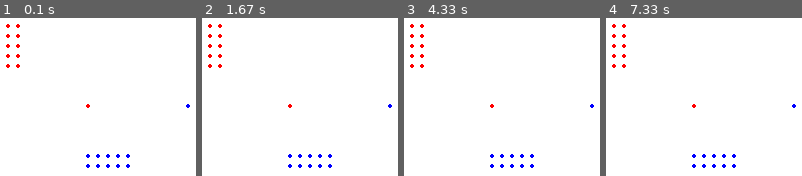
Above: before the commit, frames 1-4 (left to right).
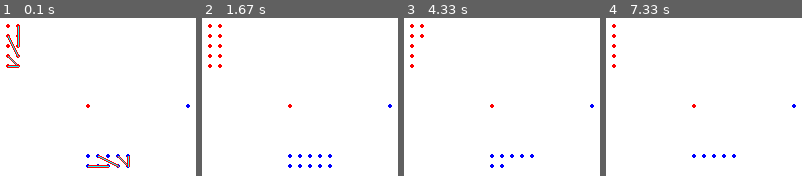
Above: after the commit, the same moments.

Repository: JMABrown/Pygame-RTS
Game: pygame game, started from pygame-rts.py
Same seed, same stepped clock (60 frames per second), same inputs: the game is played once before the commit and once after it.
Inputs (mouse positions are in pixels of both pictures, inside the frame that each line leads up to):
- Up to frame 1 (0.1 s): no input
- Up to frame 2 (1.67 s): press the mouse at (294, 158) at 0.37 s; move the mouse to (outside the picture) at 0.47 s; release the mouse at (outside the picture) at 0.6 s; click (outside the picture) at 0.72 s
- Up to frame 3 (4.33 s): no input
- Up to frame 4 (7.33 s): no input

The runs differ from the first frame. In frame 1, 1.1% of the frame differs, in the area x 4-67%, y 5-95%; in frame 2, nothing differs; in frame 3, 0.2%; in frame 4, 0.4%.

Commit message:
Added automatic aggression

Diff:
--- a/pygame-rts.py
+++ b/pygame-rts.py
@@ -105,6 +105,18 @@
                         self.x -= x_dist / abs(x_dist)
                     if (abs(y_dist) < 5 and abs(y_dist) > 0):
                         self.y -= y_dist / abs(y_dist)
+
+    def updateTargetAggressors(self, units, radius):
+        for unit in units:
+            if (unit is not self):
+                x_dist = unit.x - self.x
+                y_dist = unit.y - self.y
+                total_dist = (x_dist**2 + y_dist**2)**0.5
+                if (total_dist < radius):
+                    if (total_dist < UNIT_RANGE):
+                        self.x_dest = unit.x
+                        self.y_dest = unit.y
+                    self.setTarget(unit)
 
     def draw(self, displaySurf):
         pygame.draw.circle(displaySurf, self.color, (int(self.x), int(self.y)), 2, 0)
@@ -202,6 +214,7 @@
         unit.updateTravel()
         unit.updateAvoidOthers(units)
         unit.updateAttack(attacks)
+        unit.updateTargetAggressors(units, UNIT_RANGE)
         if (unit.hp == 0):
             for attacking_unit in units:
                 if (attacking_unit.target is unit):
